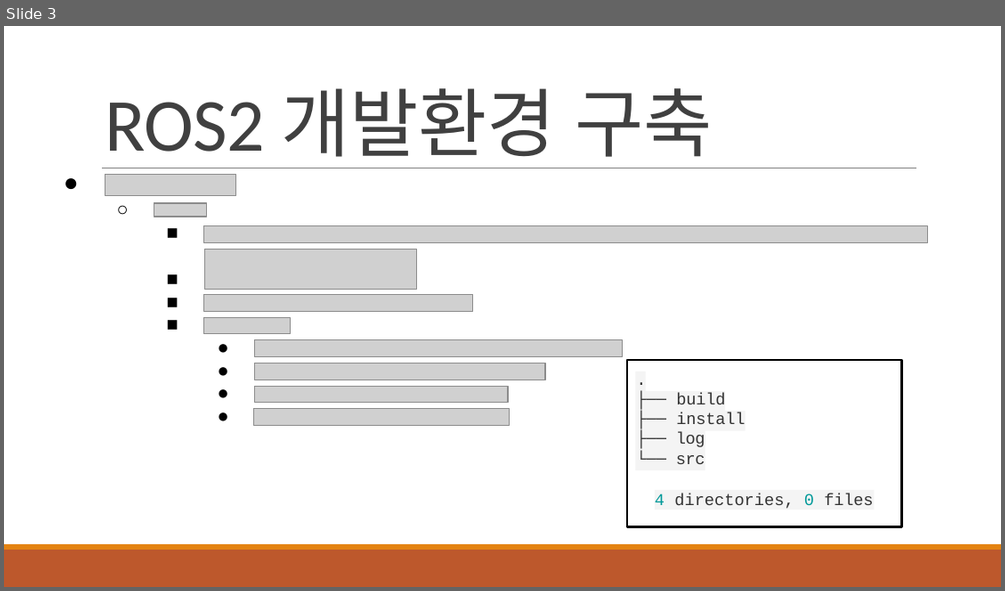
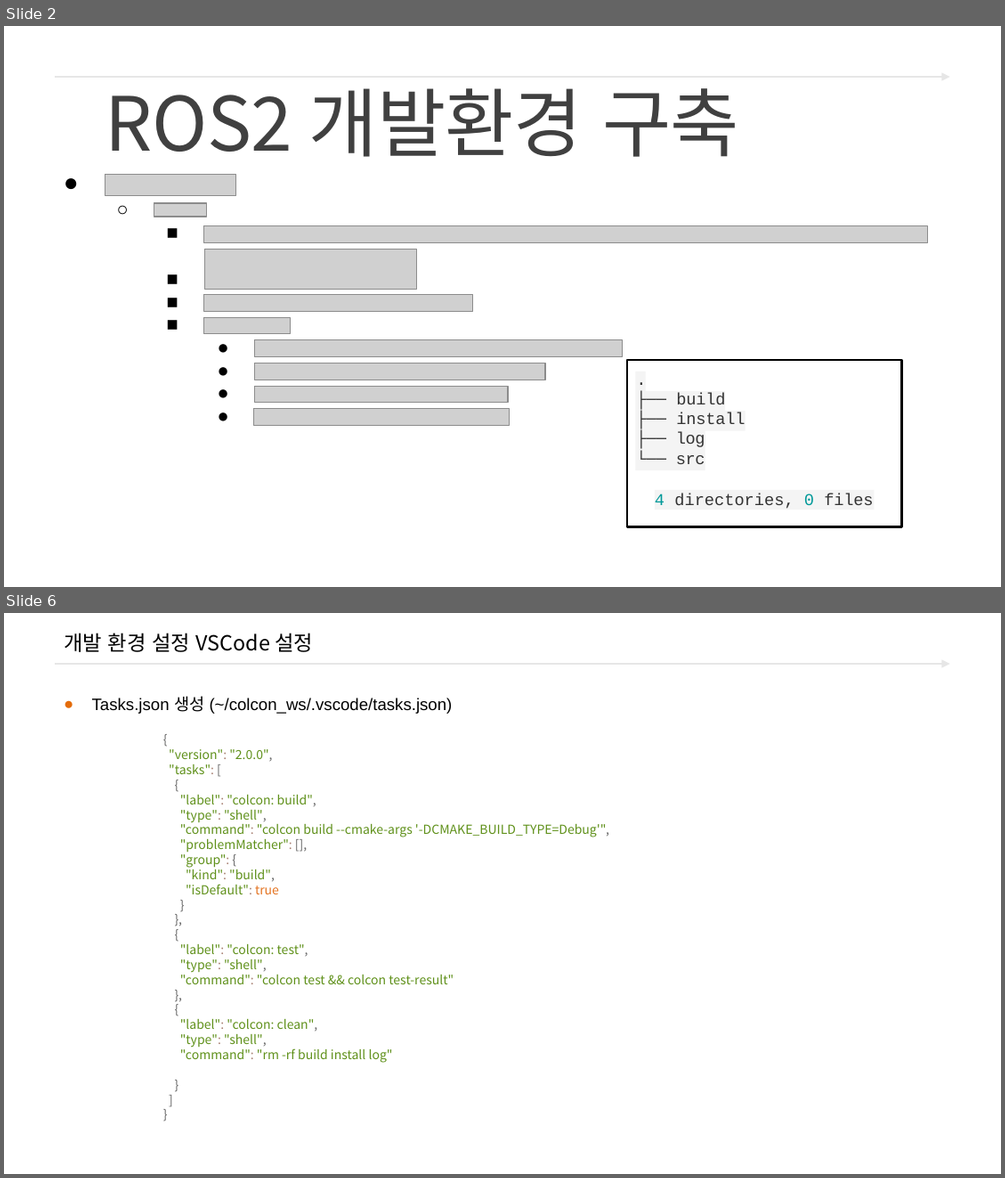
Before and after one commit to freshmea/ict_robot_sj, a slide deck: pdf_ppt/3. ROS2/교안_ROS2 터틀봇_바인드소프트_2일차교욱.pptx. Shown one above the other, each under a label of ours: slide 3 before the commit, slides 2 and 6 after it; the slides between them are not shown. The pictures are 1005x591 and 1005x1178 pixels, drawn with LibreOffice and Linux fonts; fonts in the diff are those of the drawing; grey boxes stand for pictures; background and template pictures are left out. Boxes give left, top, right and bottom in pixels: in the first picture for what was removed or moved away, otherwise in the second. Text is boxed around its words. In the diff, an @@ line names an element or a change of style, - is before the commit and + after.

```diff
--- a/pdf_ppt/3. ROS2/교안_ROS2 터틀봇_바인드소프트_2일차교욱.pptx
+++ b/pdf_ppt/3. ROS2/교안_ROS2 터틀봇_바인드소프트_2일차교욱.pptx
@@ slide 6 added at box(4, 613, 1001, 1174), background #FFFFFF; not listed: 1 template element that a slide beside it also shows @@
@@ title added at box(64, 633, 313, 652), 15 pt, text #000000 @@
+개발 환경 설정 VSCode 설정
@@ text added at box(92, 696, 453, 714), 12 pt, text #000000 @@
+● Tasks.json 생성 (~/colcon_ws/.vscode/tasks.json)
@@ text added at box(169, 749, 609, 1062), 9 pt, text #60911B @@
+{
+"version": "2.0.0",
+"tasks": [
+{
+"label": "colcon: build",
+"type": "shell",
+"command": "colcon build --cmake-args '-DCMAKE_BUILD_TYPE=Debug'",
+"problemMatcher": [],
+"group": {
+"kind": "build",
+"isDefault": true
+}
+},
+{
+"label": "colcon: test",
+"type": "shell",
+"command": "colcon test && colcon test-result"
+},
+{
+"label": "colcon: clean",
+"type": "shell",
+"command": "rm -rf build install log"
+}
+]
+}
@@ what was slide 3 is now slide 2 @@
@@ slide 2 changed as well @@
@@ arrow added from (55, 77) to (950, 77), #E6E6E6 1.5 pt @@
@@ text "ROS2 개발환경 구축" at box(105, 88, 739, 157): font Calibri to Noto Sans CJK KR @@
@@ line removed from (102, 168) to (916, 168) @@
@@ rectangle removed at box(4, 549, 1001, 587) @@
@@ rectangle removed at box(4, 544, 1001, 549) @@
```
Also in this commit, not shown: 6 other slides changed, 5 other slides added, 4 slides removed, 7 other files.
